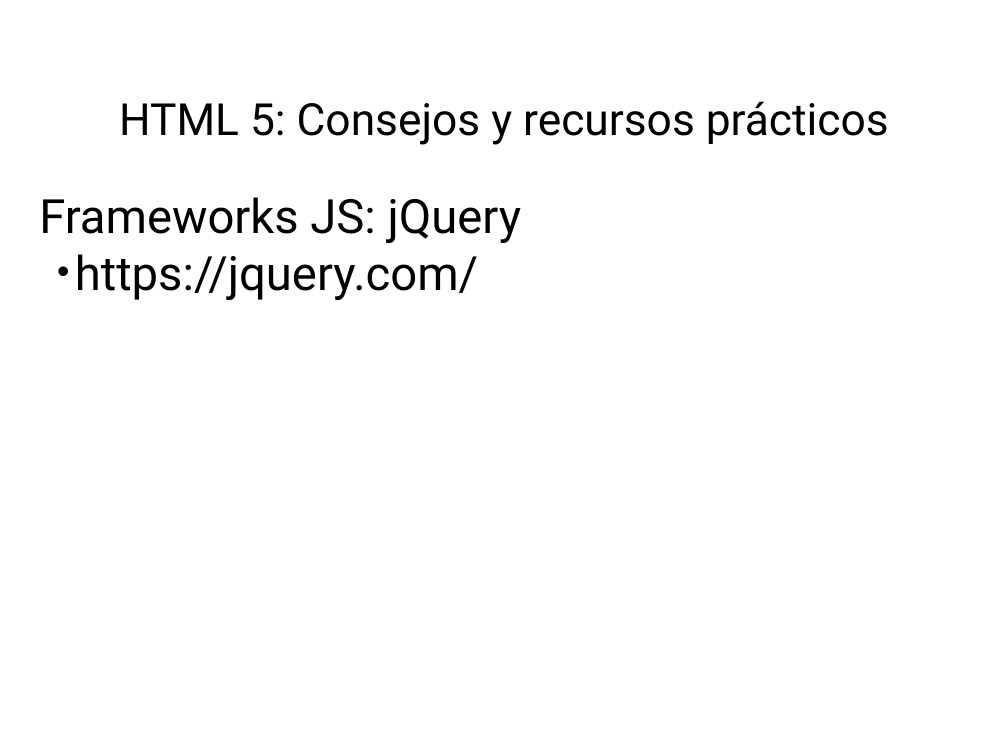
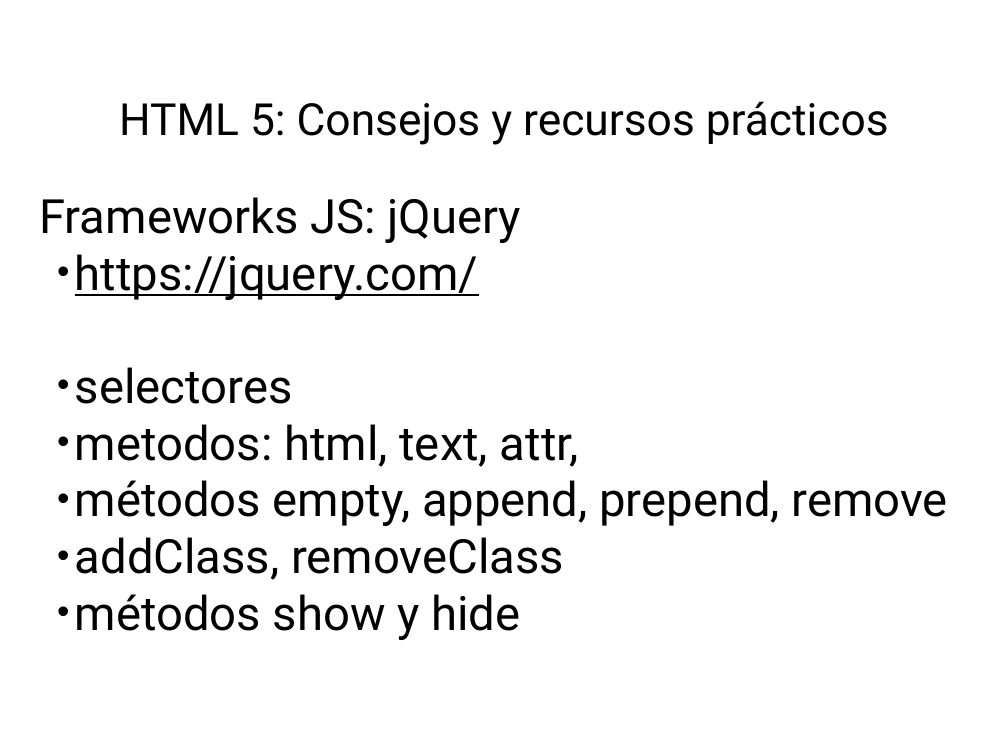
Before and after one commit to fitamix/HTML5, a slide deck: slide 3 of Tema6/Tema6-Presentacion.ppt. Drawn at 1008x756 pixels with LibreOffice and Linux fonts; fonts in the diff are those of the drawing. Boxes give left, top, right and bottom in pixels: in the first picture for what was removed or moved away, otherwise in the second. Text is boxed around its words. In the diff, an @@ line names an element or a change of style, - is before the commit and + after.

Commit message:
jquery

```diff
--- a/Tema6/Tema6-Presentacion.ppt
+++ b/Tema6/Tema6-Presentacion.ppt
@@ subtitle at box(75, 254, 478, 300): underline on in "https://jquery.com/" @@
@@ subtitle at box(75, 367, 948, 640): paragraphs added @@
+  • selectores
+  • metodos: html, text, attr,
+  • métodos empty, append, prepend, remove
+  • addClass, removeClass
+  • métodos show y hide
```
Also in this commit, not shown: 1 other slide changed, 3 slides added, 1 other file.
